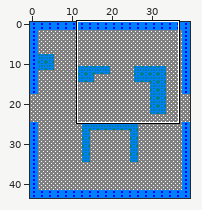
One commit to this Tiled map: game/assets/map1.tmx. Above, an overview of the earlier version with the close-up marked.
Close-up. Earlier state:
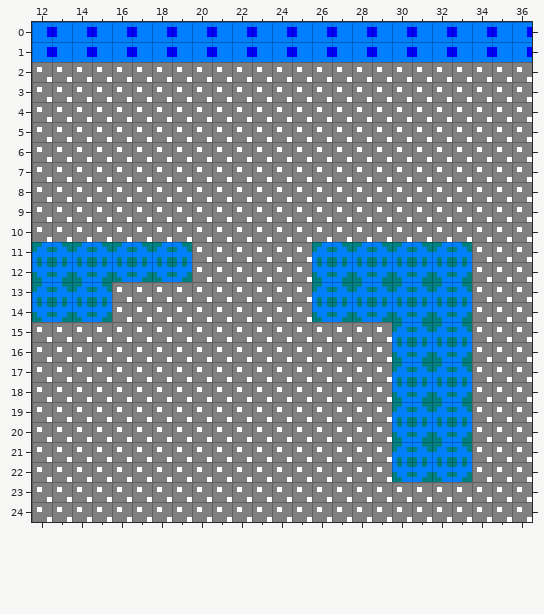
Cells are 4x4 px. Shown: x 12..36, y 0..24. The commit also changed other parts of the map, which this record leaves out.
The same view after the edit:
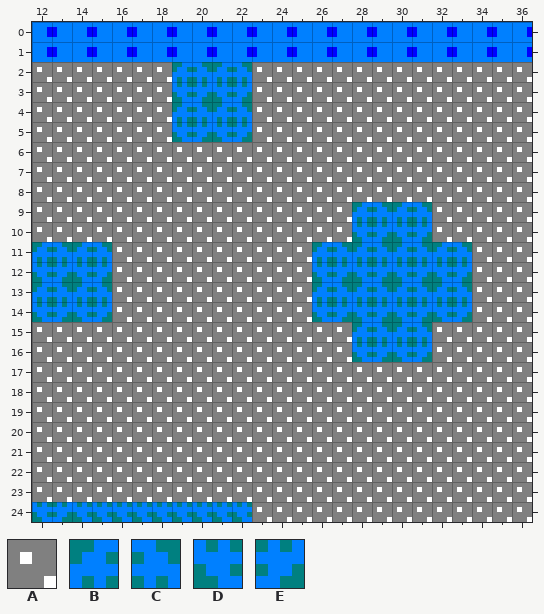
Key: from "tiles5": A 0, B 3, C 4, D 8, E 9.
_ is an empty cell.
What changed:
Layer "Capa de Patrones 1":
y 2: x 19..22 AAAA -> BCBC
y 3: x 19..22 AAAA -> DEDE
y 4: x 19..22 AAAA -> BCBC
y 5: x 19..22 AAAA -> DEDE
y 9: x 28..31 AAAA -> BCBC
y 10: x 28..31 AAAA -> DEDE
y 11: x 16..19 BCBC -> AAAA
y 12: x 16..19 DEDE -> AAAA
y 15: x 28..29 AA -> BC; x 32..33 BC -> AA
y 16: x 28..29 AA -> DE; x 32..33 DE -> AA
y 17: x 30..33 BCBC -> AAAA
y 18: x 30..33 DEDE -> AAAA
y 19: x 30..33 BCBC -> AAAA
y 20: x 30..33 DEDE -> AAAA
y 21: x 30..33 BCBC -> AAAA
y 22: x 30..33 DEDE -> AAAA
y 24: x 12..22 AAAAAAAAAAA -> DEDDDDDDDDD
Where, in picture pixels (left, top, right, bottom), the same in both close-ups:
changed: (172, 62, 252, 142)
changed: (352, 202, 432, 242)
changed: (112, 242, 192, 282)
changed: (352, 322, 472, 482)
changed: (32, 502, 252, 522)
